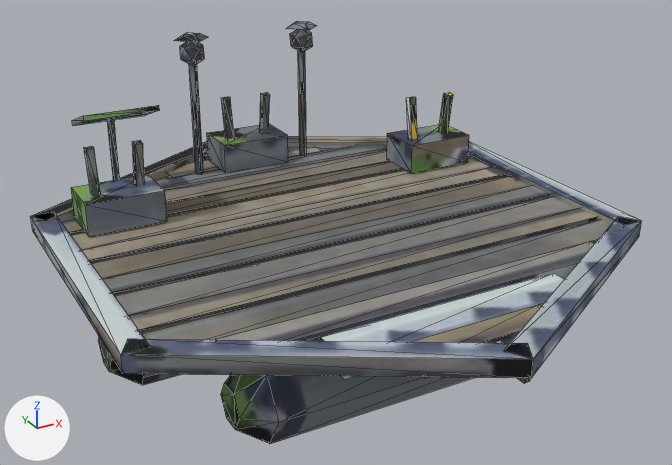
Before and after pictures for a commit that changed the glTF model client/public/city/raft-c-age20-lite.glb.
The view is the same before and after, from a camera (50 mm lens) standing at (-1.249, -2.282, 1.475) and looking at (-0.013, -0.036, 0.352). Every picture has the same lights, and +X, +Y and +Z are marked at lower left. The picture after the commit comes second. Mesh edges are drawn as thin lines. Where no turn or scale is listed for an object, it has been applied to the vertices. Vertices at exactly the same position are counted once.

Objects in the first picture: 'raft-c-age20-lite'.
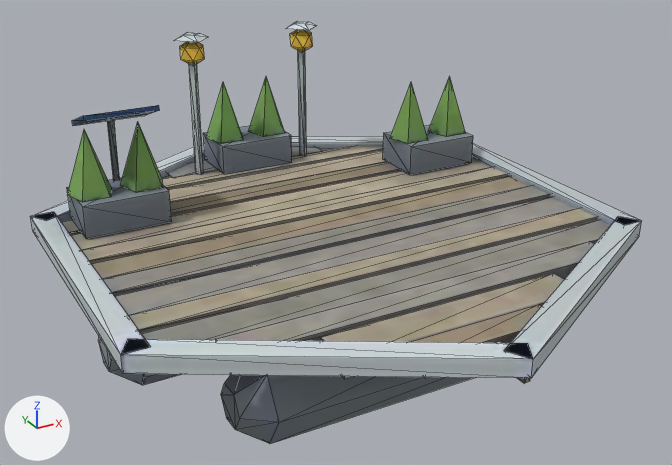
The change, as a list of edits to the scene's bpy script:
```text
Change me_raft_c_age20_lite:
    used by ob_raft_c_age20_lite; location = (0.0, 0.0, 0.438)
    remove me_raft_c_age20_lite.from_pydata(...)  # 380 vertices, 652 faces; spans x -0.8..0.8, y -0.92..0.92, z -0.41..0.41
    add me_raft_c_age20_lite.from_pydata(...)  # 368 vertices, 628 faces; spans x -0.8..0.8, y -0.92..0.92, z -0.41..0.41
    me_raft_c_age20_lite part 1: the loose piece of 8 vertices spanning x -0.12..0.12, y 0.56..0.72, z -0.07..0.03 is moved by (-0.56, -0.31, 0.0)
    me_raft_c_age20_lite part 2: a new loose piece, a 5-sided cone pointing to +z spanning x -0.71..-0.57, y 0.27..0.4, z 0.03..0.23, in mat_baked (picture img_image_0)
    me_raft_c_age20_lite part 3: a new loose piece, a 5-sided cone pointing to +z spanning x -0.55..-0.41, y 0.27..0.4, z 0.03..0.23, in mat_baked (picture img_image_0)
    me_raft_c_age20_lite part 4: the loose piece of 8 vertices spanning x -0.68..-0.44, y 0.25..0.41, z -0.07..0.03 is moved by (1.12, 0.0, 0.0)
    me_raft_c_age20_lite part 5: a new loose piece, a 5-sided cone pointing to +z spanning x 0.41..0.55, y 0.27..0.4, z 0.03..0.23, in mat_baked (picture img_image_0)
    me_raft_c_age20_lite part 6: a new loose piece, a 5-sided cone pointing to +z spanning x 0.57..0.71, y 0.27..0.4, z 0.03..0.23, in mat_baked (picture img_image_0)
    me_raft_c_age20_lite part 7: the loose piece of 8 vertices spanning x 0.44..0.68, y 0.25..0.41, z -0.07..0.03 is moved by (-0.56, 0.31, 0.0)
    me_raft_c_age20_lite part 8: a new loose piece, a 5-sided cone pointing to +z spanning x -0.15..-0.01, y 0.58..0.71, z 0.03..0.23, in mat_baked (picture img_image_0)
    me_raft_c_age20_lite part 9: a new loose piece, a 5-sided cone pointing to +z spanning x 0.01..0.15, y 0.58..0.71, z 0.03..0.23, in mat_baked (picture img_image_0)
    me_raft_c_age20_lite part 10: 6 loose pieces with 48 vertices, spanning x -0.64..0.64, y 0.31..0.66, z 0.01..0.17, are deleted
    me_raft_c_age20_lite part 11: 532 kept faces spanning x -0.8..0.8, y -0.92..0.92, z -0.41..0.41 get new texture (UV) coordinates
```

Boxes (x1, y1, x2, y2) around the edits, measured in the pictures (672 x 465 px; the box of a moved part takes in the faces that stretch with it):
part 1 of me_raft_c_age20_lite, moved or reshaped
    before: (207, 124, 288, 173)
    after: (67, 178, 172, 239)
part 2 of me_raft_c_age20_lite, added (green)
    after: (67, 130, 111, 202)
part 3 of me_raft_c_age20_lite, added (green)
    after: (120, 122, 163, 193)
part 4 of me_raft_c_age20_lite, moved or reshaped
    before: (71, 174, 167, 237)
    after: (383, 125, 473, 175)
part 5 of me_raft_c_age20_lite, added (green)
    after: (390, 83, 428, 144)
part 6 of me_raft_c_age20_lite, added (green)
    after: (428, 76, 465, 137)
part 7 of me_raft_c_age20_lite, moved or reshaped
    before: (387, 124, 469, 173)
    after: (203, 125, 292, 174)
part 8 of me_raft_c_age20_lite, added (green)
    after: (206, 82, 243, 144)
part 9 of me_raft_c_age20_lite, added (green)
    after: (248, 77, 285, 137)
part 10 of me_raft_c_age20_lite, deleted
    before: (84, 92, 453, 196)
part 11 of me_raft_c_age20_lite, surface changed (lighter)
    both: (31, 21, 641, 444)
